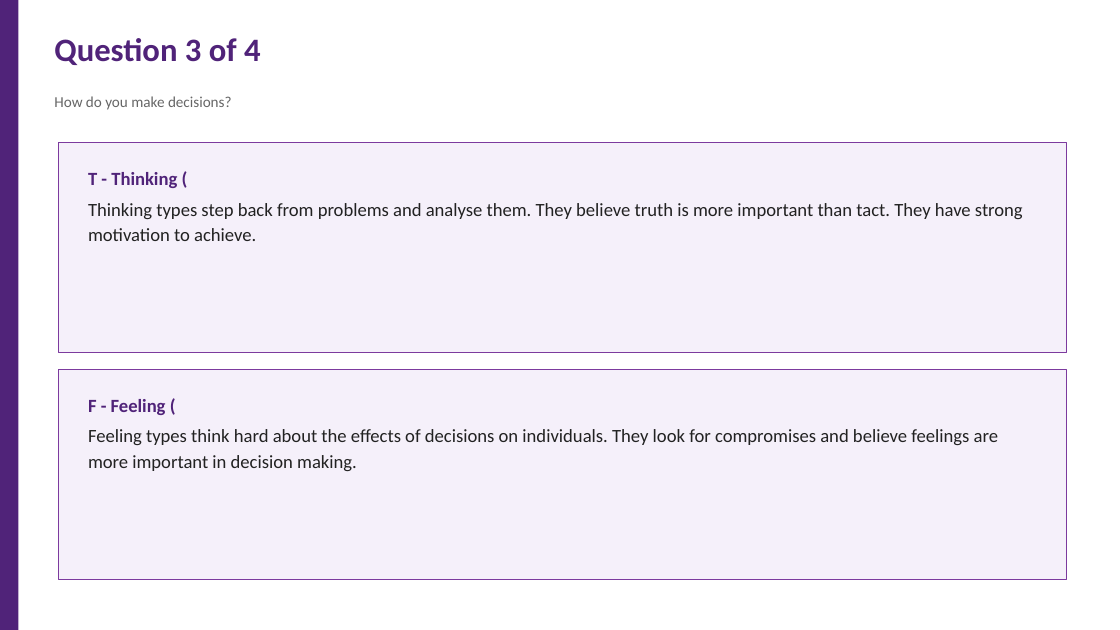
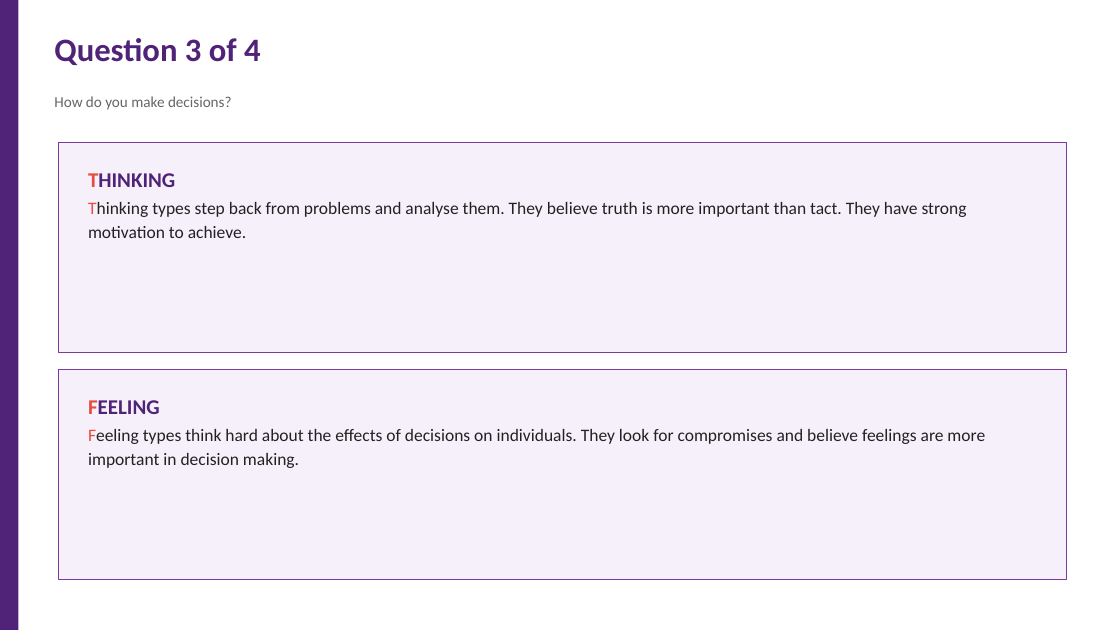
Before and after one commit to 975801846-star/workspace-outputs, a slide deck: slide 5 of Effective_Teamwork_2_survey.pptx. Drawn at 1120x630 pixels with LibreOffice and Linux fonts; fonts in the diff are those of the drawing. Boxes give left, top, right and bottom in pixels: in the first picture for what was removed or moved away, otherwise in the second. Text is boxed around its words. In the diff, an @@ line names an element or a change of style, - is before the commit and + after.

```diff
--- a/Effective_Teamwork_2_survey.pptx
+++ b/Effective_Teamwork_2_survey.pptx
@@ text at (88, 173, 175, 187): text changed; size 16 to 18 pt @@
-T - Thinking (
+THINKING
@@ text at (88, 202, 967, 238): size 16 to 15 pt; text colour #222222 to #E74C3C in "Thinking"; less space between paragraphs @@
@@ text at (88, 400, 160, 414): text changed; size 16 to 18 pt @@
-F - Feeling (
+FEELING
@@ text at (88, 429, 985, 468): size 16 to 15 pt; text colour #222222 to #E74C3C in "Feeling"; less space between paragraphs @@
```
Also in this commit, not shown: 3 other slides changed.
